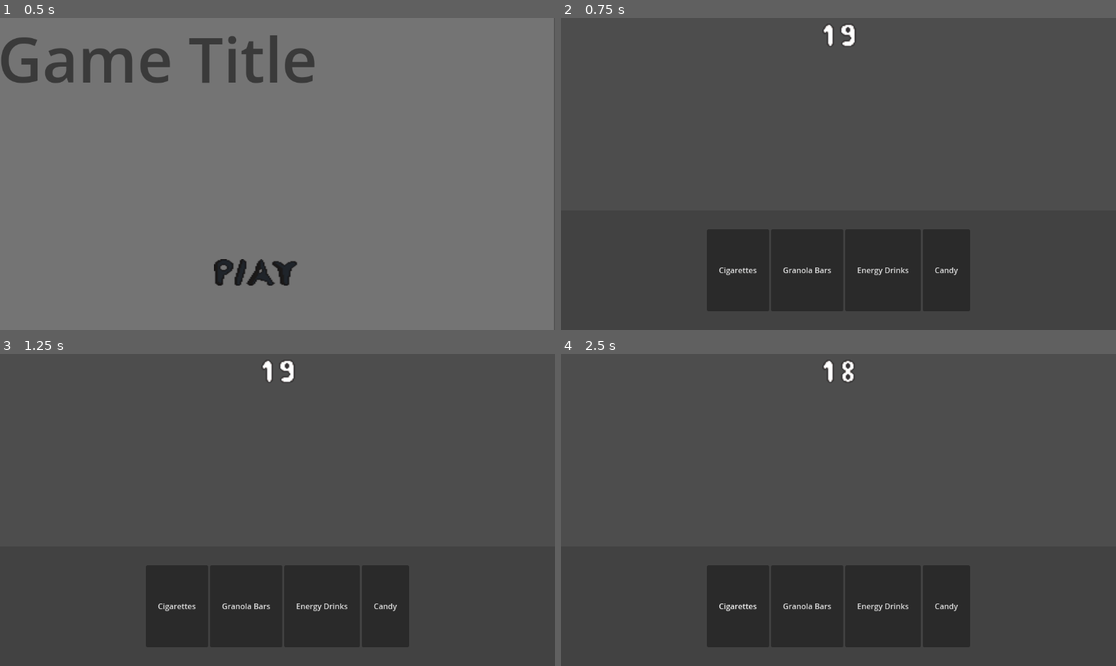
Above: before the commit, frames 1-4 (two rows, left to right).
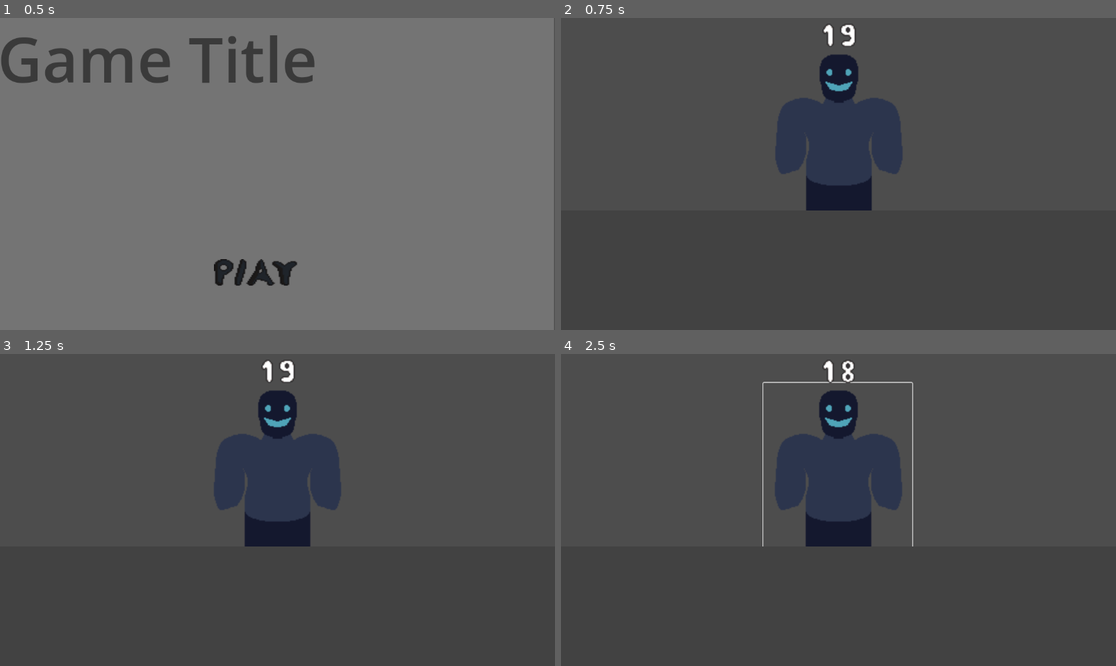
Above: after the commit, the same moments.

Repository: astaari/20secondgj
Game: Godot game, scene res://scenes/title.tscn
Two runs of this game, one before a commit and one after it. Both use one fixed random seed, a clock stepped at 60 frames per second and the inputs below.
Inputs (mouse positions are in pixels of both pictures, inside the frame that each line leads up to):
- Up to frame 1 (0.5 s): no input
- Up to frame 2 (0.75 s): click (816, 273) at 0.5 s
- Up to frame 3 (1.25 s): no input
- Up to frame 4 (2.5 s): click (738, 606) at 1.25 s, where only the run before the commit has a clickable "Cigarettes"; click (838, 478) at 2.02 s

Frame 1 is identical in both runs. In frame 2, 7.5% of the frame differs, in the area x 28-72%, y 11-83%; in frame 3, 7.5%; in frame 4, 7.9%, in the area x 28-72%, y 8-83%.

Commit message:
draggable guy

Diff:
--- a/scenes/main.tscn
+++ b/scenes/main.tscn
@@ -1,9 +1,12 @@
 [gd_scene load_steps=3 format=3 uid="uid://ca6ep2c1ulwod"]
 
+[ext_resource type="PackedScene" uid="uid://bf7js5xmur06k" path="res://scenes/person.tscn" id="1_0wfyh"]
 [ext_resource type="PackedScene" uid="uid://yebgnxmfcxcn" path="res://scenes/ui/game_ui.tscn" id="1_o5qli"]
-[ext_resource type="PackedScene" uid="uid://ddwd336cqaidd" path="res://scenes/stock.tscn" id="2_0wfyh"]
 
 [node name="Main" type="Node2D"]
+
+[node name="Person" parent="." instance=ExtResource("1_0wfyh")]
+position = Vector2(592, 252)
 
 [node name="GameUi" parent="." instance=ExtResource("1_o5qli")]
 offset_right = 1152.0
@@ -14,24 +17,3 @@
 offset_right = 1152.0
 offset_bottom = 651.0
 color = Color(0.2592937, 0.2592937, 0.2592937, 1)
-
-[node name="HBoxContainer" type="HBoxContainer" parent="."]
-offset_top = 439.0
-offset_right = 1152.0
-offset_bottom = 609.0
-alignment = 1
-
-[node name="Stock" parent="HBoxContainer" instance=ExtResource("2_0wfyh")]
-layout_mode = 2
-
-[node name="Stock2" parent="HBoxContainer" instance=ExtResource("2_0wfyh")]
-layout_mode = 2
-title = "Granola Bars"
-
-[node name="Stock3" parent="HBoxContainer" instance=ExtResource("2_0wfyh")]
-layout_mode = 2
-title = "Energy Drinks"
-
-[node name="Stock4" parent="HBoxContainer" instance=ExtResource("2_0wfyh")]
-layout_mode = 2
-title = "Candy"
--- /dev/null
+++ b/scenes/person.tscn
@@ -0,0 +1,21 @@
+[gd_scene load_steps=3 format=3 uid="uid://bf7js5xmur06k"]
+
+[ext_resource type="Script" uid="uid://cohh0mco8ab8o" path="res://scripts/person.gd" id="1_5dovg"]
+[ext_resource type="Texture2D" uid="uid://lbarit3mp8r1" path="res://art/sprites/person.png" id="2_jf287"]
+
+[node name="Person" type="Node2D"]
+script = ExtResource("1_5dovg")
+
+[node name="Sprite2D" type="Sprite2D" parent="."]
+scale = Vector2(2, 2)
+texture = ExtResource("2_jf287")
+
+[node name="Selector" type="Button" parent="."]
+offset_left = -156.0
+offset_top = -192.0
+offset_right = 153.0
+offset_bottom = 201.0
+flat = true
+
+[connection signal="button_down" from="Selector" to="." method="_on_selector_button_down"]
+[connection signal="button_up" from="Selector" to="." method="_on_selector_button_up"]
--- a/scenes/ui/game_ui.tscn
+++ b/scenes/ui/game_ui.tscn
@@ -10,6 +10,7 @@
 offset_top = 11.0
 grow_horizontal = 2
 grow_vertical = 2
+mouse_filter = 2
 script = ExtResource("1_gwk6t")
 
 [node name="MarginContainer" type="MarginContainer" parent="."]
@@ -17,6 +18,7 @@
 layout_mode = 2
 size_flags_horizontal = 4
 size_flags_vertical = 0
+mouse_filter = 2
 
 [node name="GameTimer" type="Label" parent="MarginContainer"]
 unique_name_in_owner = true
--- a/scenes/draggable.tscn
+++ b/scenes/unused_atm/draggable.tscn
@@ -1,6 +1,6 @@
 [gd_scene load_steps=3 format=3 uid="uid://bnldlo5hxadjr"]
 
-[ext_resource type="Script" uid="uid://ykr3j586eb0i" path="res://scripts/draggable.gd" id="1_15mg1"]
+[ext_resource type="Script" uid="uid://ykr3j586eb0i" path="res://scenes/unused_atm/draggable.gd" id="1_15mg1"]
 [ext_resource type="Texture2D" uid="uid://coya0itsi4yr1" path="res://art/sprites/achievements/achievement2.png" id="1_g8jaa"]
 
 [node name="Draggable" type="Node2D"]
--- a/scenes/stock.tscn
+++ b/scenes/unused_atm/stock.tscn
@@ -1,6 +1,6 @@
 [gd_scene load_steps=3 format=3 uid="uid://ddwd336cqaidd"]
 
-[ext_resource type="Script" uid="uid://8xlb1sel61pf" path="res://scripts/stock.gd" id="1_y5bj3"]
+[ext_resource type="Script" uid="uid://8xlb1sel61pf" path="res://scenes/unused_atm/stock.gd" id="1_y5bj3"]
 
 [sub_resource type="StyleBoxEmpty" id="StyleBoxEmpty_y5bj3"]
 
--- /dev/null
+++ b/scripts/person.gd
@@ -0,0 +1,40 @@
+extends Node2D
+
+@onready var sprite_2d: Sprite2D = $Sprite2D
+
+const RETURN = 0
+
+var move_with_mouse = false
+var state = 0
+
+var rw = 1152.0
+var leftrw = (rw*2)/8
+var midrw = rw/2
+var rightrw = (rw*6)/8
+var startY
+
+func _ready():
+	startY = position.y
+
+func _process(_delta):
+	if move_with_mouse:
+		#Move position
+		global_position = lerp(global_position,get_global_mouse_position(),0.2)
+	else:
+		match state:
+			RETURN: #Return to the center of the screen
+				self.position = lerp(self.position, Vector2(midrw, startY), 0.25)
+
+#Finalizes the players choice based on the cards x position
+func _on_selector_button_up() -> void:
+	if global_position.x > rightrw:
+		print("Right!")
+	elif global_position.x < leftrw:
+		print("Left!")
+	else:
+		state = RETURN
+	move_with_mouse = false
+
+#Selects the card to be moved
+func _on_selector_button_down() -> void:
+	move_with_mouse = true
Binary file added: art/sprites/person.png
Not shown, added: art/sprites/person.png.import
Renamed: scripts/draggable.gd -> scenes/unused_atm/draggable.gd
Renamed: scripts/draggable.gd.uid -> scenes/unused_atm/draggable.gd.uid
Renamed: scripts/stock.gd -> scenes/unused_atm/stock.gd
Renamed: scripts/stock.gd.uid -> scenes/unused_atm/stock.gd.uid
Not shown, added: scripts/person.gd.uid
